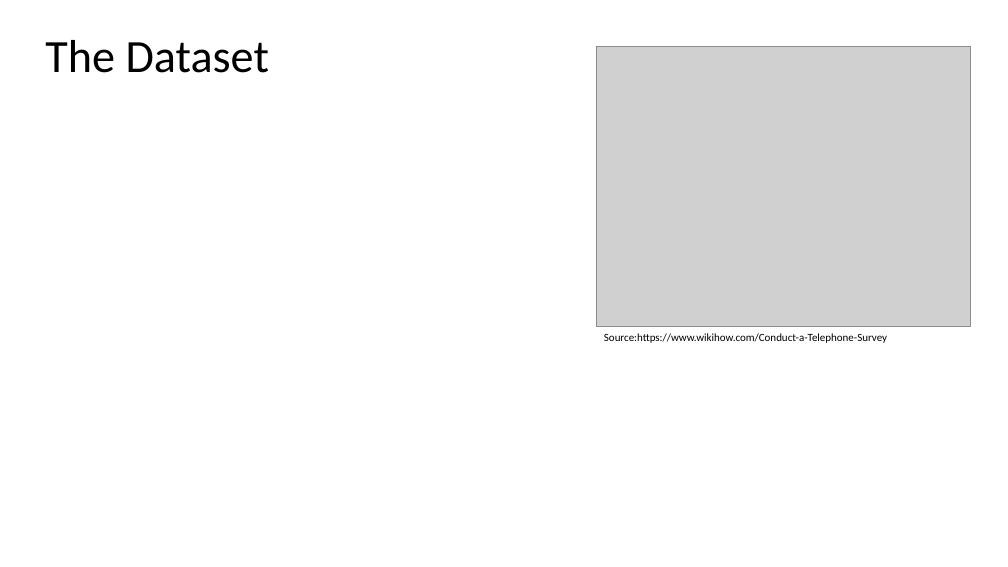
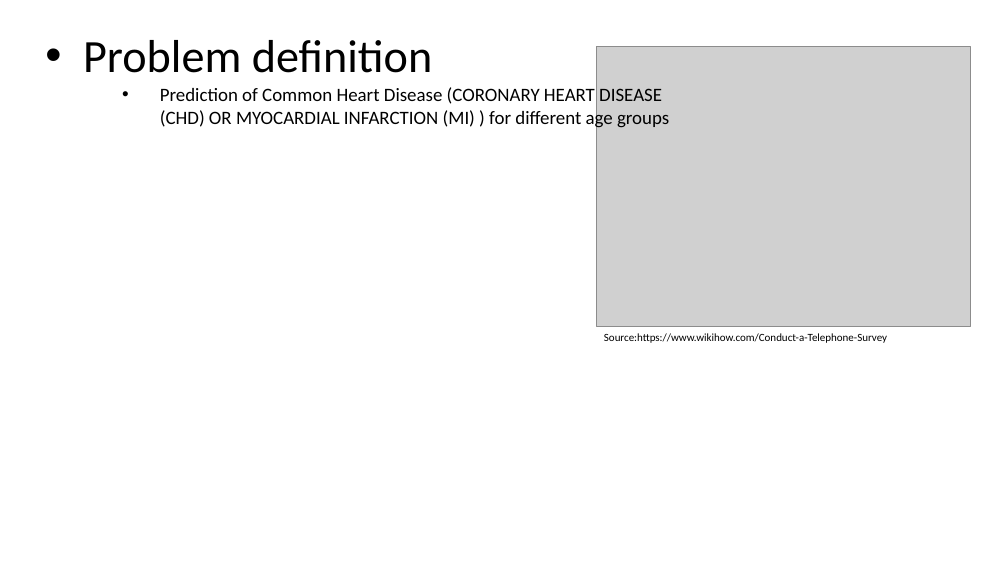
Before and after one commit to spring-camm-sergey/dse230, a slide deck: slide 2 of project_proposal.pptx. Drawn at 1008x567 pixels with LibreOffice and Linux fonts; fonts in the diff are those of the drawing; grey boxes stand for pictures. Boxes give left, top, right and bottom in pixels: in the first picture for what was removed or moved away, otherwise in the second. Text is boxed around its words. In the diff, an @@ line names an element or a change of style, - is before the commit and + after.

```diff
--- a/project_proposal.pptx
+++ b/project_proposal.pptx
@@ title at (x1=83, y1=40, x2=432, y2=73): text changed @@
-The Dataset
+• Problem definition
@@ text added at (x1=160, y1=87, x2=669, y2=129), 18 pt, text #000000 @@
+  • Prediction of Common Heart Disease (CORONARY HEART DISEASE (CHD) OR MYOCARDIAL INFARCTION (MI) ) for different age groups
```
Also in this commit, not shown: 1 other slide changed, 3 slides added, 1 other file.
